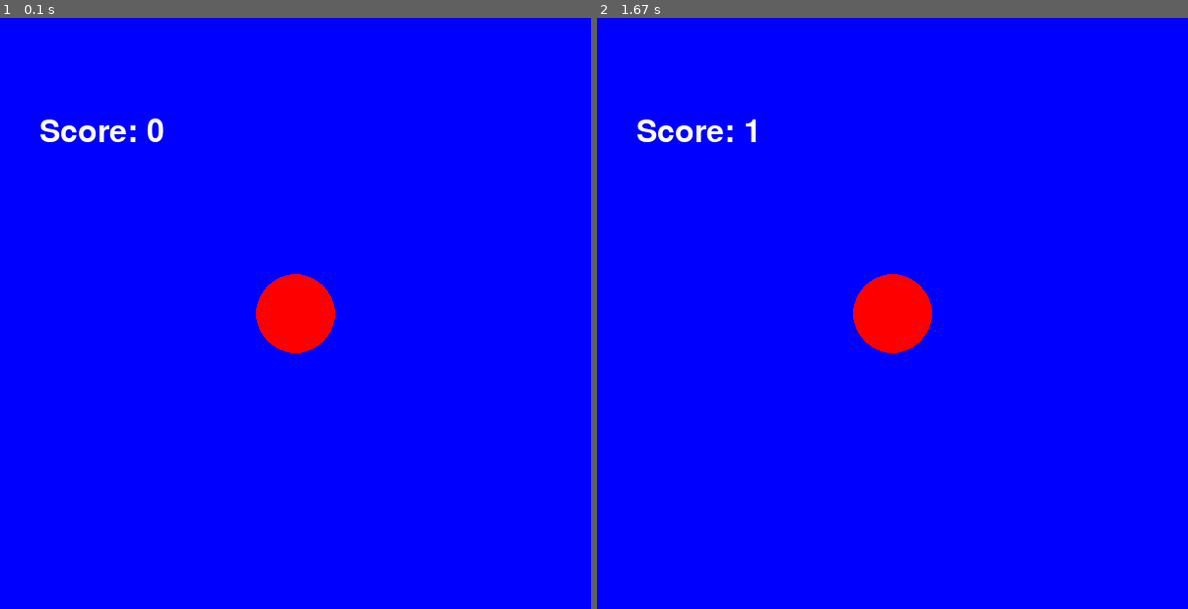
Above: before the commit, frames 1-2 (left to right).
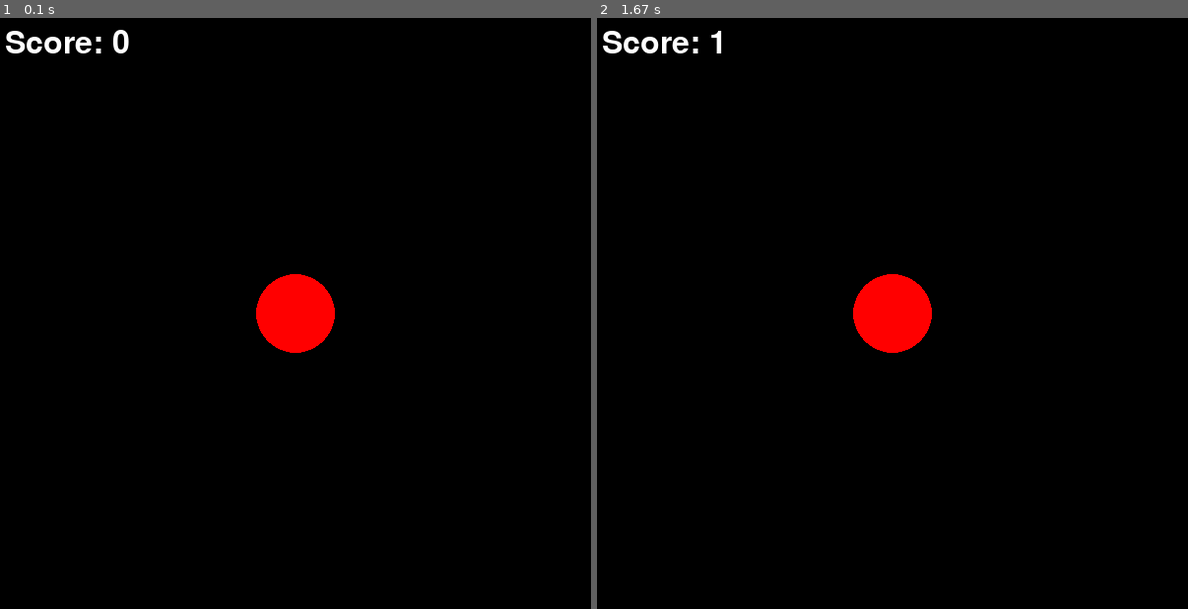
Above: after the commit, the same moments.

Repository: joshua11-1/mijn-pygame-games
Game: pygame game, started from cookie clicker clone.py
Same seed, same stepped clock (60 frames per second), same inputs: the game is played once before the commit and once after it.
Inputs:
- Up to frame 1 (0.1 s): no input
- Up to frame 2 (1.67 s): tap W at 0.33 s

The runs differ from the first frame. In frame 1, 99% of the frame differs, in the area x 0-100%, y 0-100%; in frame 2, 99%.

Commit message:
Update cookie clicker clone.py

Diff:
--- a/cookie clicker clone.py
+++ b/cookie clicker clone.py
@@ -19,7 +19,7 @@
         if event.type == pygame.QUIT:
             exit()
 
-    screen.fill(BLUE)
+    screen.fill(BLACK)
 
     pygame.draw.circle(screen, 'red' ,player_pos, 40)
 
@@ -27,12 +27,12 @@
     keys = pygame.key.get_pressed()
     if keys[pygame.K_w]:
         SCORE = SCORE + 1
-        pygame.draw.circle(screen, 'black' ,player_pos, 40)
+        pygame.draw.circle(screen, 'white' ,player_pos, 40)
         sleep(0.3)
         print(SCORE)
 
     text = font.render('Score: ' + str(SCORE), True, 'white')
-    screen.blit(text, (40, 100))
+    screen.blit(text, (5, 10))
 
     pygame.display.flip()
     clock.tick(60)
